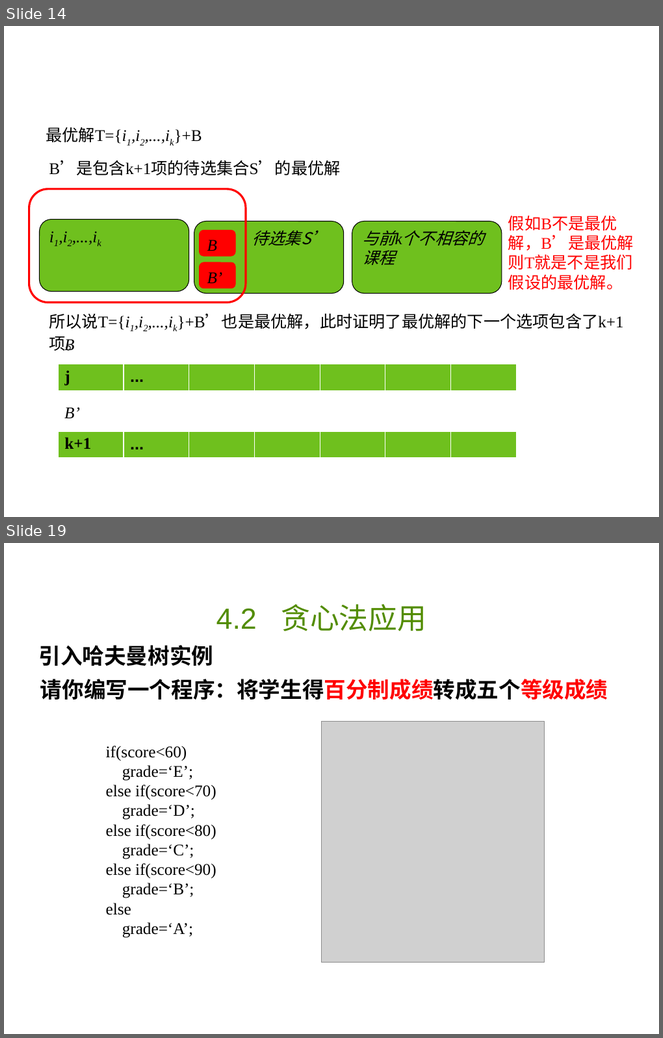
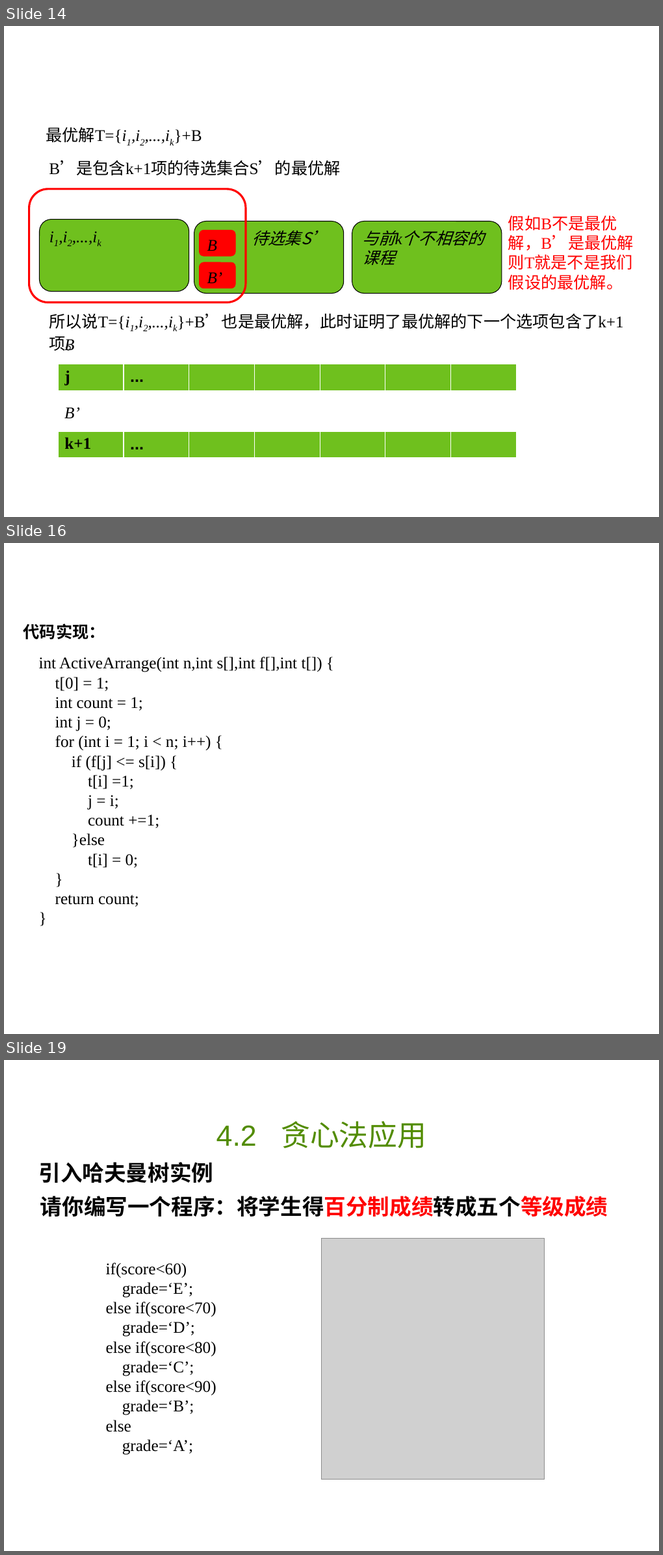
Before and after one commit to liutongling/DP, a slide deck: file/第4章 贪心法.pptx. Shown one above the other, each under a label of ours: slides 14 and 19 before the commit, slides 14, 16 and 19 after it; the slides between them are not shown. The pictures are 663x1038 and 663x1555 pixels, drawn with LibreOffice and Linux fonts; fonts in the diff are those of the drawing; grey boxes stand for pictures; background and template pictures are left out. Boxes give left, top, right and bottom in pixels: in the first picture for what was removed or moved away, otherwise in the second. Text is boxed around its words. In the diff, an @@ line names an element or a change of style, - is before the commit and + after.

```diff
--- a/file/第4章 贪心法.pptx
+++ b/file/第4章 贪心法.pptx
@@ slide 16 added at (4, 543, 659, 1034), background #FFFFFF @@
@@ text added at (24, 624, 105, 640), 18 pt, text #000000, bold @@
+代码实现：
@@ text added at (39, 657, 322, 907), 18 pt, text #000000 @@
+int ActiveArrange(int n,int s[],int f[],int t[]) {
+t[0] = 1;
+int count = 1;
+int j = 0;
+for (int i = 1; i < n; i++) {
+if (f[j] <= s[i]) {
+t[i] =1;
+j = i;
+count +=1;
+}else
+t[i] = 0;
+}
+return count;
+}
```
Also in this commit, not shown: 3 slides changed, 14 other slides added, 3 slides removed, 2 other files.
